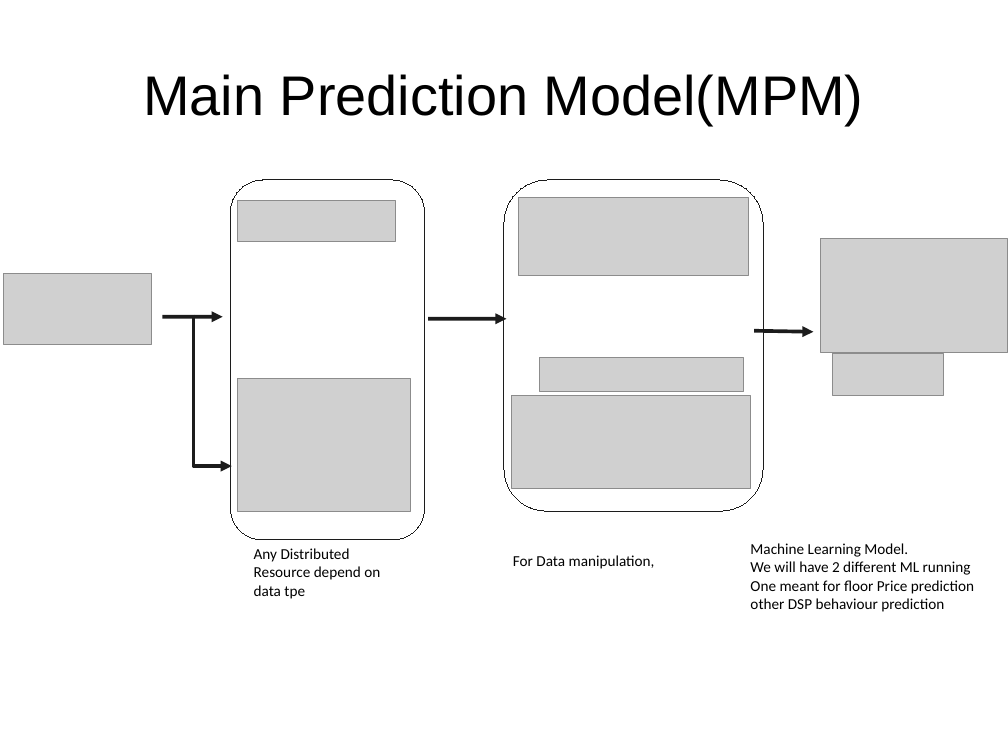
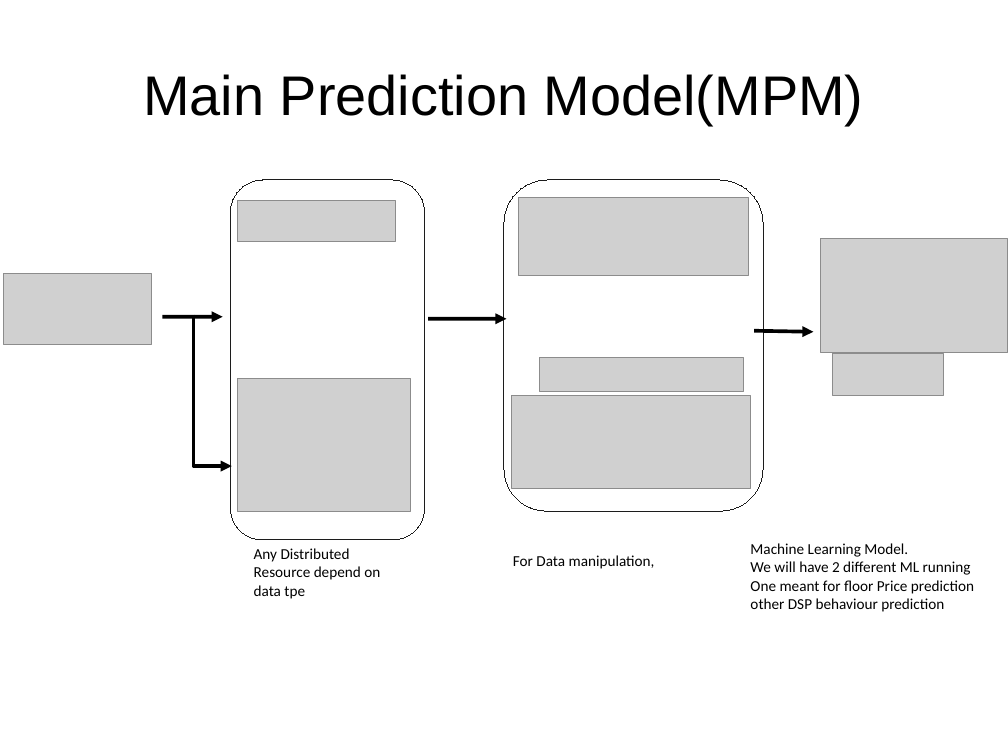
Before and after one commit to abhishek-ch/evolveML, a slide deck: slide 4 of data/smaato.odp. Drawn at 1008x756 pixels with LibreOffice and Linux fonts; fonts in the diff are those of the drawing; grey boxes stand for pictures. Boxes give left, top, right and bottom in pixels: in the first picture for what was removed or moved away, otherwise in the second. Text is boxed around its words. In the diff, an @@ line names an element or a change of style, - is before the commit and + after.

```diff
--- a/data/smaato.odp
+++ b/data/smaato.odp
@@ arrow (163, 316) - (222, 317): stroke #1C1C1C 2.89 pt to #000000 2.89 pt @@
@@ elbow arrow (194, 315) - (231, 466): stroke #1C1C1C 2.89 pt to #000000 2.89 pt @@
@@ arrow (428, 319) - (507, 319): stroke #1C1C1C 2.89 pt to #000000 2.89 pt @@
@@ arrow (755, 331) - (813, 332): stroke #1C1C1C 2.89 pt to #000000 2.89 pt @@
```
Also in this commit, not shown: 4 other slides changed, 2 slides added.
